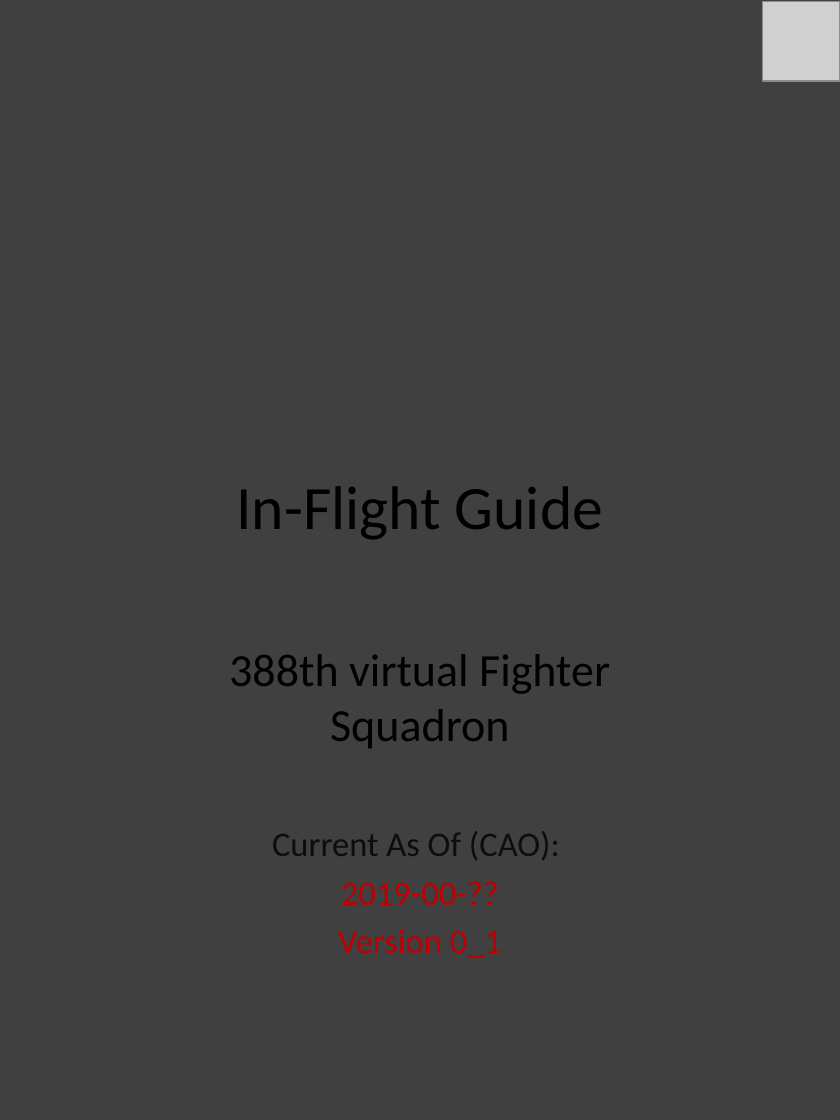
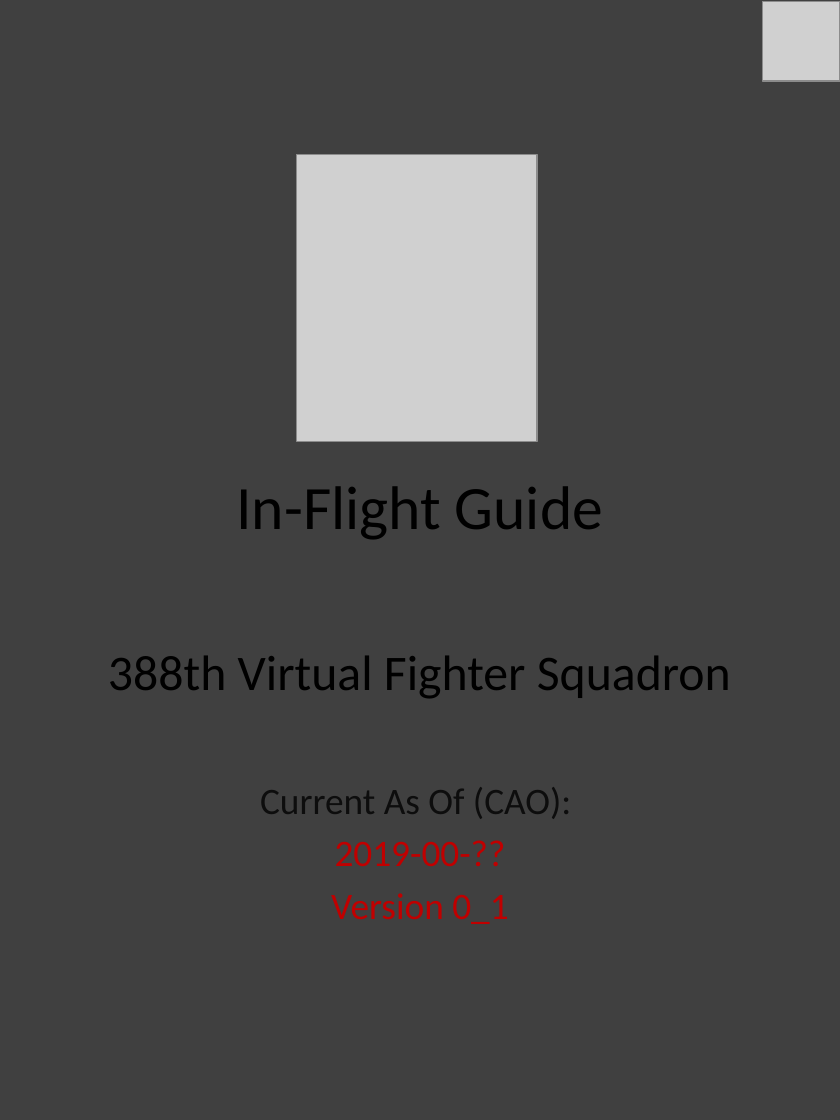
Before and after one commit to 132nd-vWing/132-TRP-388, a slide deck: slide 1 of Kneeboard Pack/388 Kneeboard Pack.pptx. Drawn at 840x1120 pixels with LibreOffice and Linux fonts; fonts in the diff are those of the drawing; grey boxes stand for pictures. Boxes give left, top, right and bottom in pixels: in the first picture for what was removed or moved away, otherwise in the second. Text is boxed around its words. In the diff, an @@ line names an element or a change of style, - is before the commit and + after.

Commit message:
chg: Started work on changing F/A-18 symbols to F16 symbols. Adjusted colors on templates

```diff
--- a/Kneeboard Pack/388 Kneeboard Pack.pptx
+++ b/Kneeboard Pack/388 Kneeboard Pack.pptx
@@ picture added at (x1=297, y1=155, x2=538, y2=441) @@
@@ subtitle "388th Virtual Fighter Squadron" moved from (x1=229, y1=654, x2=610, y2=958) to (x1=108, y1=656, x2=731, y2=924) @@
@@ subtitle at (x1=108, y1=656, x2=731, y2=698): text changed; size 29.6 to 32 pt @@
-388th virtual Fighter Squadron
+388th Virtual Fighter Squadron
@@ subtitle at (x1=260, y1=787, x2=571, y2=924): size 22.2 to 24 pt in "Current As Of (CAO):", "2019-00-??", "Version 0_1" @@
```
Also in this commit, not shown: 7 other slides changed, 1 slide added.
